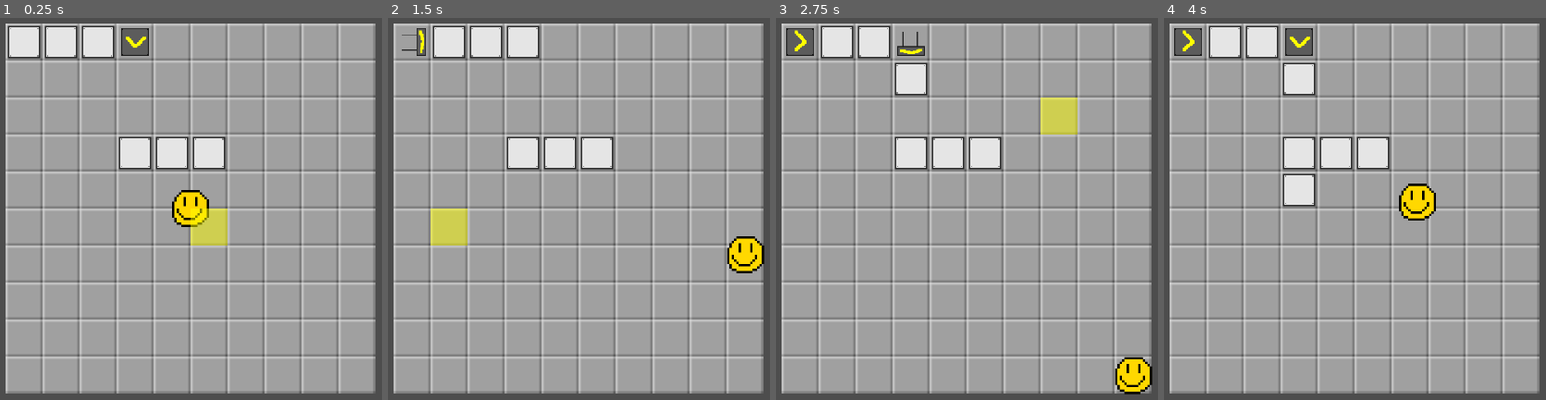
Above: before the commit, frames 1-4 (left to right).
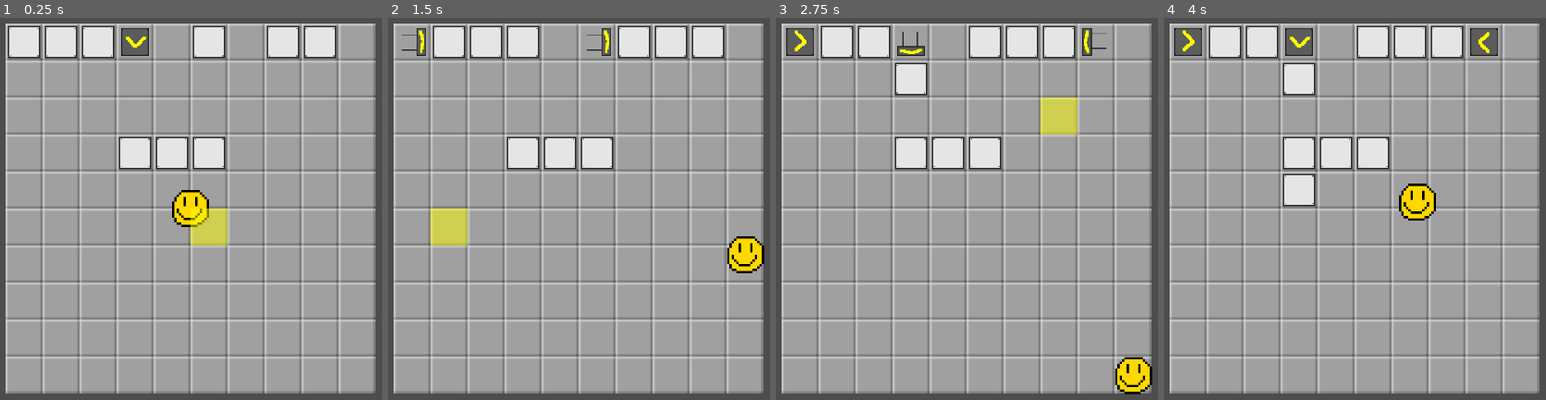
Above: after the commit, the same moments.

Repository: Stev51/gmtk-jam-2025
Game: Godot game, scene res://scenes/main.tscn
Same seed, same stepped clock (60 frames per second), same inputs: the game is played once before the commit and once after it.
Inputs (mouse positions are in pixels of both pictures, inside the frame that each line leads up to):
- Up to frame 1 (0.25 s): no input
- Up to frame 2 (1.5 s): tap Enter at 0.5 s; move the mouse to (739, 186) at 0.52 s; hold Right (ui_right) 0.53-1.28 s; click (739, 186) at 0.67 s; move the mouse to (430, 228) at 1.27 s; hold Down (ui_down) from 1.28 s (still down)
- Up to frame 3 (2.75 s): move the mouse to (1039, 117) at 2.02 s; release Down (ui_down) at 2.03 s; hold Right (ui_right) from 2.03 s (still down)
- Up to frame 4 (4 s): tap Space at 2.75 s; move the mouse to (1316, 293) at 2.77 s; release Right (ui_right) at 2.78 s; hold Up (ui_up) 2.78-3.53 s; click (1316, 293) at 2.92 s; move the mouse to (outside the picture) at 3.52 s; hold Left (ui_left) from 3.53 s (still down)

The runs differ from the first frame. In frame 1, 2.3% of the frame differs, in the area x 50-89%, y 1-11%; in frame 2, 2.5%; in frame 3, 2.5%; in frame 4, 2.8%, in the area x 50-88%, y 1-11%.

Commit message:
Remove debug statements + bugfixes

Diff:
--- a/scripts/mechanism.gd
+++ b/scripts/mechanism.gd
@@ -55,7 +55,6 @@
 			simulationResult = false
 	else:
 		simulationResult = true
-	print("First pass: ", x, " ", y, " with result ", simulationResult)
 	return simulationResult
 
 func setToPush(dir: Util.Direction):
@@ -69,8 +68,8 @@
 # since result may have changed since our simulation
 # The propagation of these changes will *probably* not cause issues
 func push() -> bool:
-	print(x, " ", y, " : ", simulationResult)
 	if simulationResult == false: return false
+	if directionToMove == Util.Direction.NONE: return false
 	var offset: Vector2i = Util.offset(Vector2i(x, y), directionToMove)
 	if offset.x < 0 || offset.x >= Field.GRID_WIDTH || offset.y < 0 || offset.y >= Field.GRID_WIDTH: return false
 	var objectInWay: Mechanism = field.getForegroundVector(offset)
--- a/scripts/world.gd
+++ b/scripts/world.gd
@@ -39,14 +39,13 @@
 				if object[BACKGROUND] != null:
 					object[BACKGROUND].update(currentCycle)
 
-	#print(map)
 	# Simulate movement
 	for x in map.size():
 		for y in map[x].size():
 			var holder = map[x][y]
 			if holder != null:
 				var object = holder[FOREGROUND]
-				if object != null:
+				if object != null && object.directionToMove != Util.Direction.NONE:
 					object.simulatePush()
 
 	# Check if two objects are trying to move to the same position
@@ -146,6 +145,12 @@
 	addMechanism(Box.new(self, 2, 0), FOREGROUND)
 	addMechanism(Pusher.new(self, 3, 0, Util.Direction.DOWN, 2), BACKGROUND)
 
+	addMechanism(Box.new(self, 5, 0), FOREGROUND)
+	addMechanism(Pusher.new(self, 5, 0, Util.Direction.RIGHT, 1), BACKGROUND)
+	addMechanism(Box.new(self, 8, 0), FOREGROUND)
+	addMechanism(Box.new(self, 7, 0), FOREGROUND)
+	addMechanism(Pusher.new(self, 8, 0, Util.Direction.LEFT, 2), BACKGROUND)
+
 	addMechanism(Box.new(self, 3, 3), FOREGROUND)
 	addMechanism(Box.new(self, 4, 3), FOREGROUND)
 	addMechanism(Box.new(self, 5, 3), FOREGROUND)
